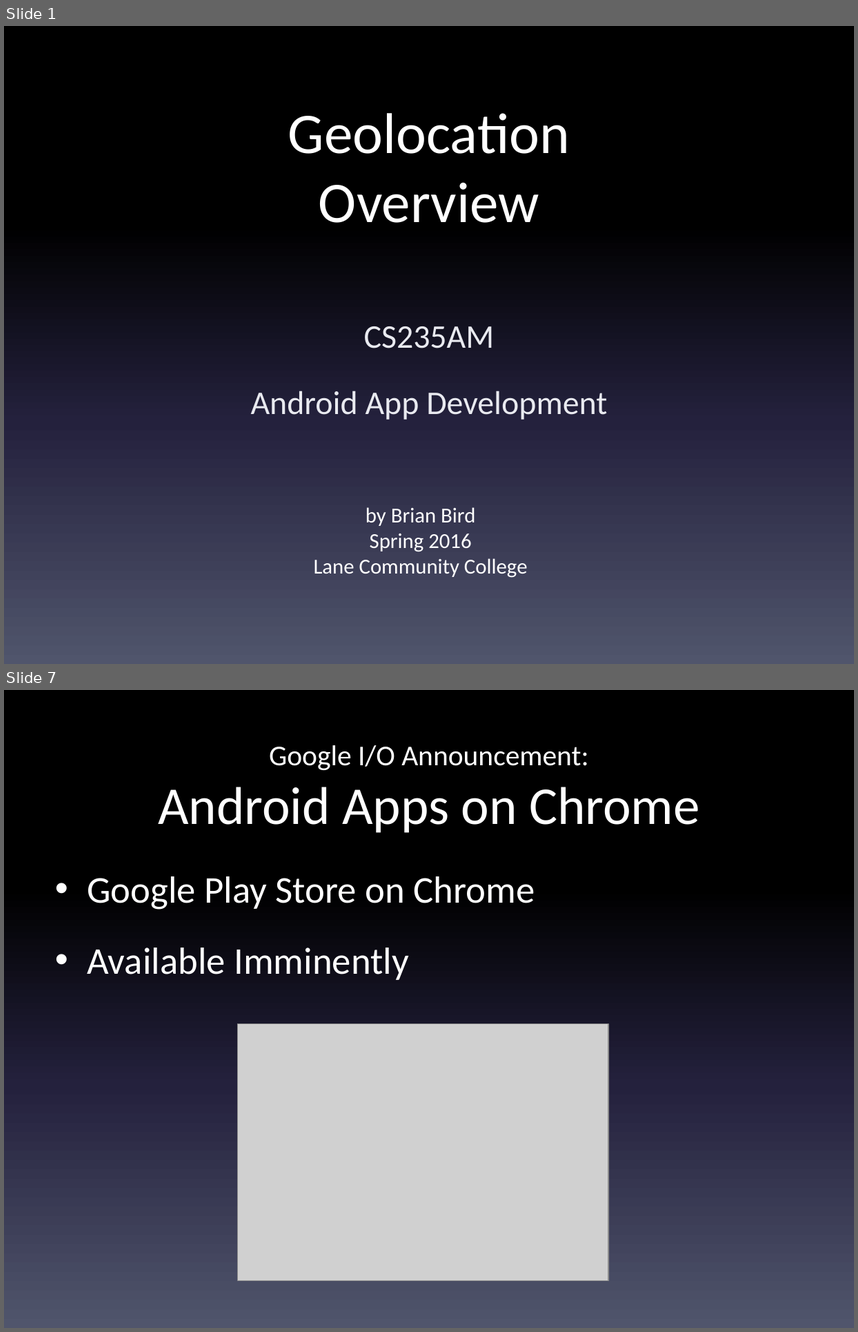
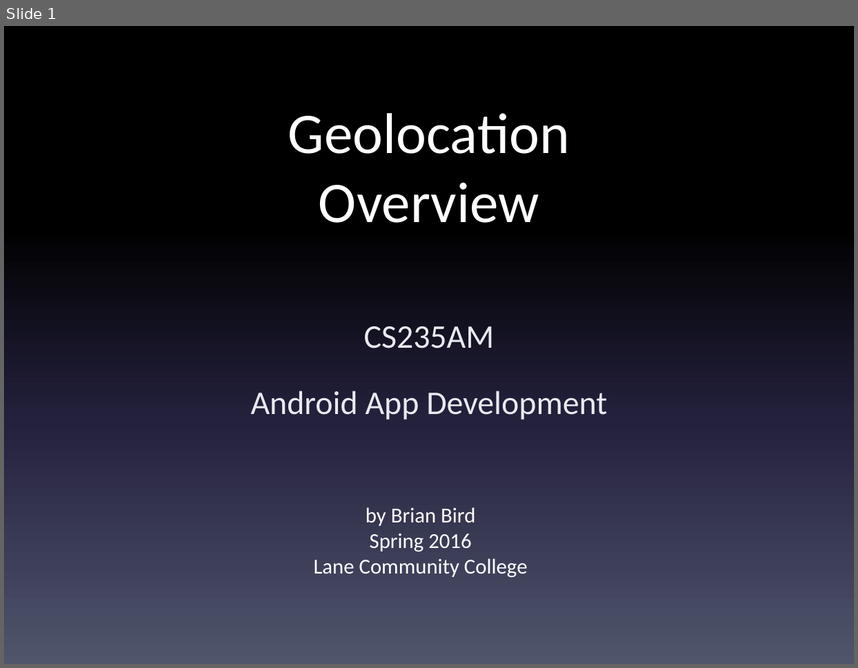
Before and after one commit to LCC-CIT/CS235AM-CourseMaterials, a slide deck: Notes and Slides/Wk9Day1-GeolocationOverview.pptx. Shown one above the other, each under a label of ours: slides 1 and 7 before the commit, slide 1 after it; the slides between them are not shown. The pictures are 858x1332 and 858x668 pixels, drawn with LibreOffice and Linux fonts; fonts in the diff are those of the drawing; grey boxes stand for pictures. Boxes give left, top, right and bottom in pixels: in the first picture for what was removed or moved away, otherwise in the second. Text is boxed around its words. In the diff, an @@ line names an element or a change of style, - is before the commit and + after.

```diff
--- a/Notes and Slides/Wk9Day1-GeolocationOverview.pptx
+++ b/Notes and Slides/Wk9Day1-GeolocationOverview.pptx
@@ slide 7 removed at <box>4,690,854,1328</box>, background gradient #000000 to #24213E to #51566D @@
@@ title removed at <box>158,745,700,833</box> @@
-Google I/O Announcement:
-Android Apps on Chrome
@@ text removed at <box>87,876,535,980</box> @@
-• Google Play Store on Chrome
-• Available Imminently
@@ picture removed at <box>238,1024,608,1281</box> @@
```
Also in this commit, not shown: 1 slide changed, 5 other slides removed, 8 other files.
